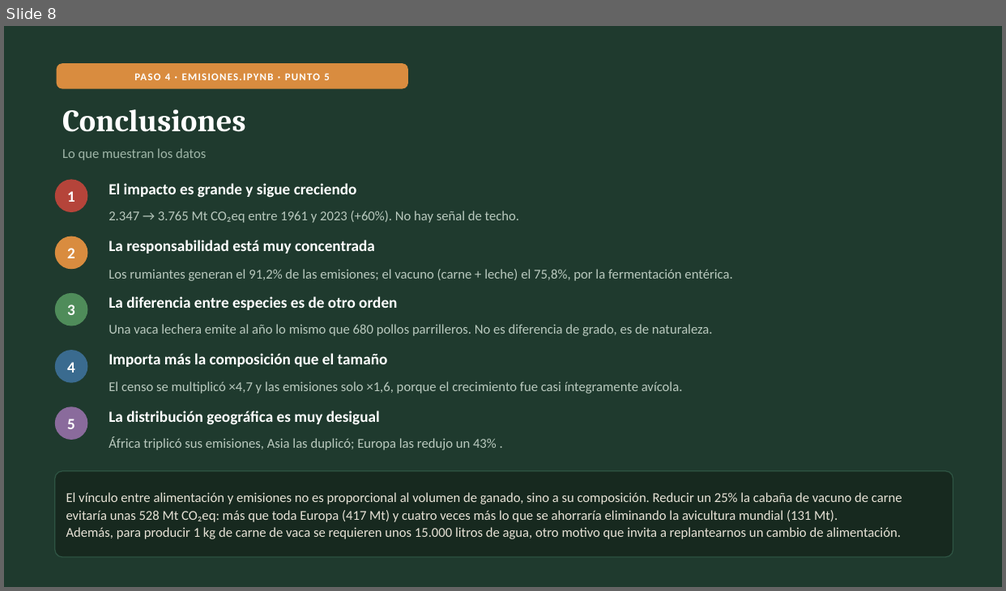
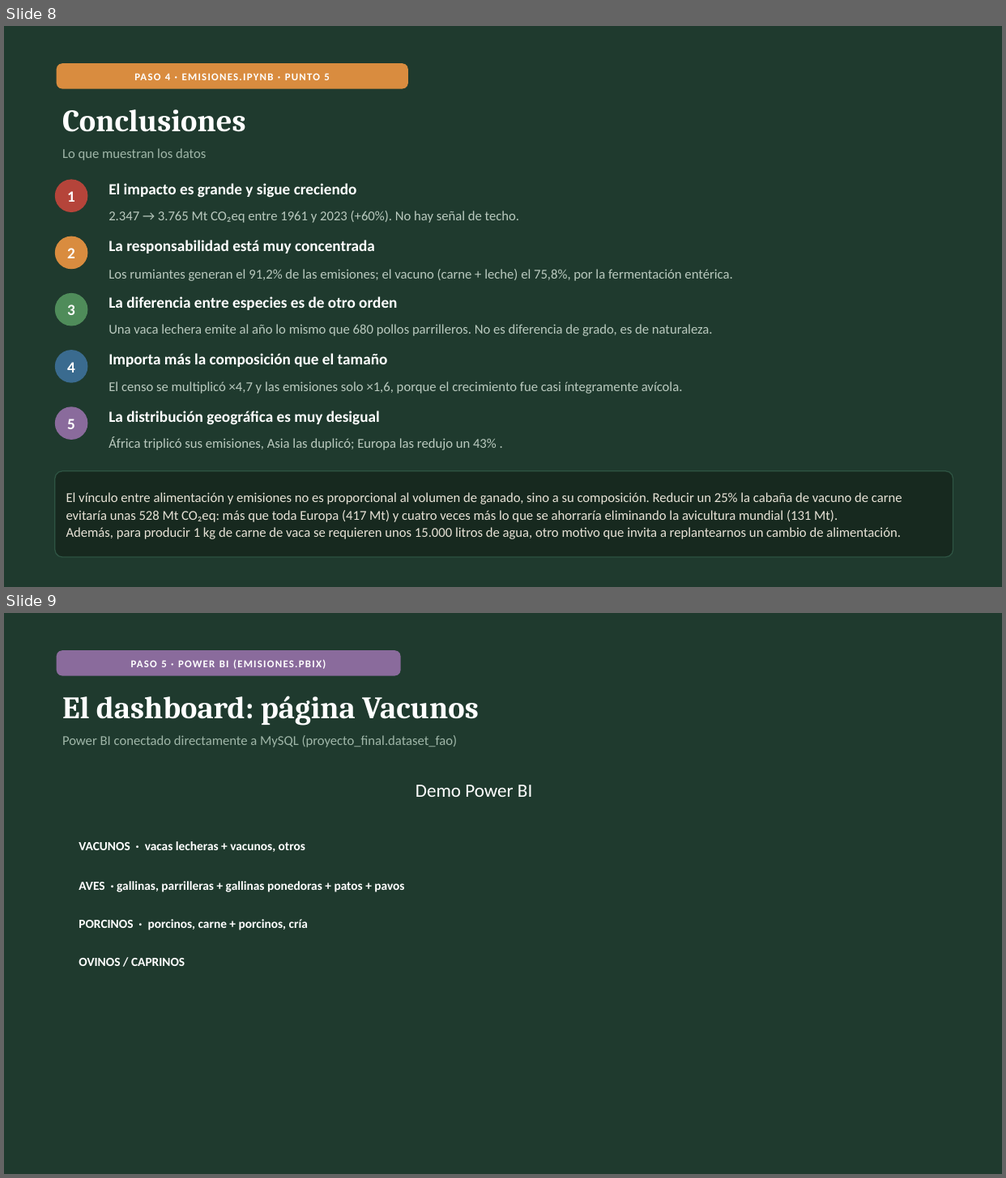
Before and after one commit to LaraDelCerro/Proyecto_final_big_data, a slide deck: Mi Panel de Datos - Emisiones Ganaderas_1.pptx. Shown one above the other, each under a label of ours: slide 8 before the commit, slides 8 and 9 after it. The pictures are 1006x591 and 1006x1178 pixels, drawn with LibreOffice and Linux fonts; fonts in the diff are those of the drawing. Boxes give left, top, right and bottom in pixels: in the first picture for what was removed or moved away, otherwise in the second. Text is boxed around its words. In the diff, an @@ line names an element or a change of style, - is before the commit and + after.

Commit message:
power point

```diff
--- a/Mi Panel de Datos - Emisiones Ganaderas_1.pptx
+++ b/Mi Panel de Datos - Emisiones Ganaderas_1.pptx
@@ slide 9 added at (4,613,1002,1174), background #1F3A2E @@
@@ rounded rectangle added at (57,650,401,676), fill #8A6B9C @@
@@ text added at (131,659,326,669), 10 pt, text #FFFFFF, bold @@
+PASO 5 · POWER BI (EMISIONES.PBIX)
@@ text added at (62,696,479,726), 30 pt, text #FFFFFF, bold @@
+El dashboard: página Vacunos
@@ text added at (62,735,458,747), 13 pt, text #9FB6A8 @@
+Power BI conectado directamente a MySQL (proyecto_final.dataset_fao)
@@ text added at (415,785,532,797), 18 pt, text #FFFFFF @@
+Demo Power BI
@@ text added at (79,841,305,852), 12 pt, text #FFFFFF, bold @@
+VACUNOS · vacas lecheras + vacunos, otros
@@ text added at (79,881,404,892), 12 pt, text #FFFFFF, bold @@
+AVES · gallinas, parrilleras + gallinas ponedoras + patos + pavos
@@ text added at (79,919,308,931), 12 pt, text #FFFFFF, bold @@
+PORCINOS · porcinos, carne + porcinos, cría
@@ text added at (79,958,185,966), 12 pt, text #FFFFFF, bold @@
+OVINOS / CAPRINOS
```
Also in this commit, not shown: 2 slides changed, 1 slide removed.
